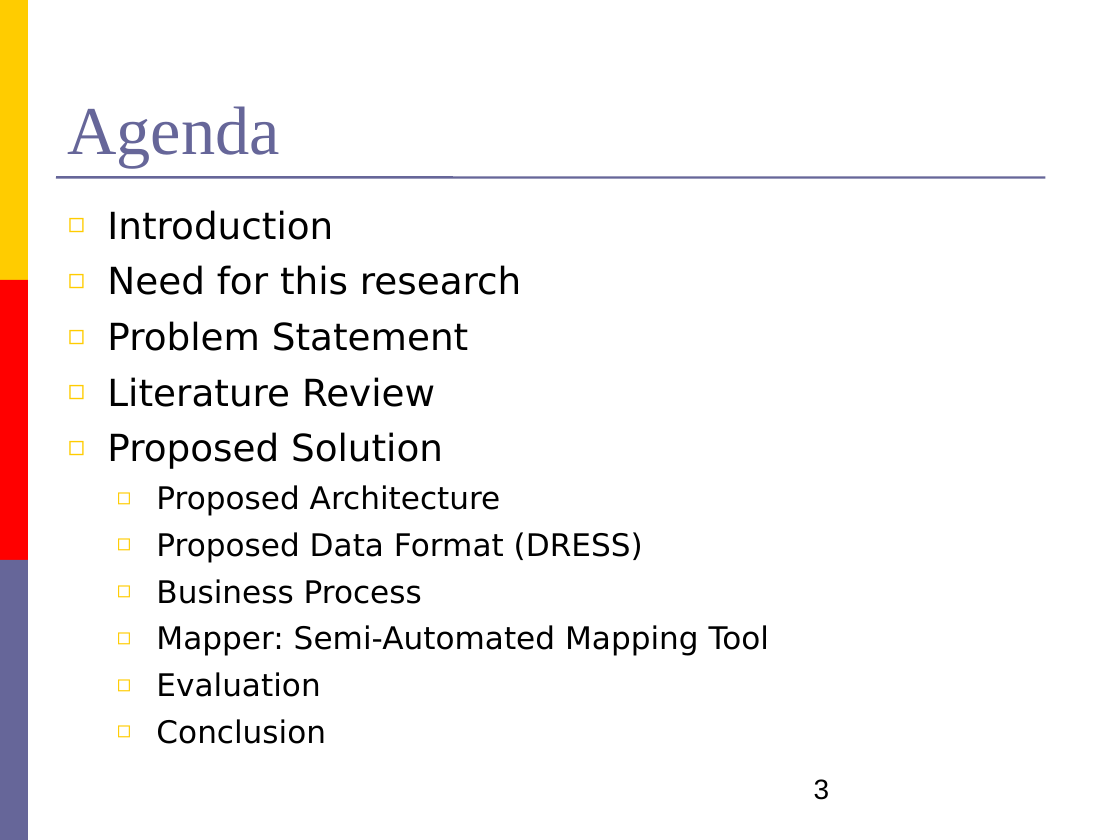
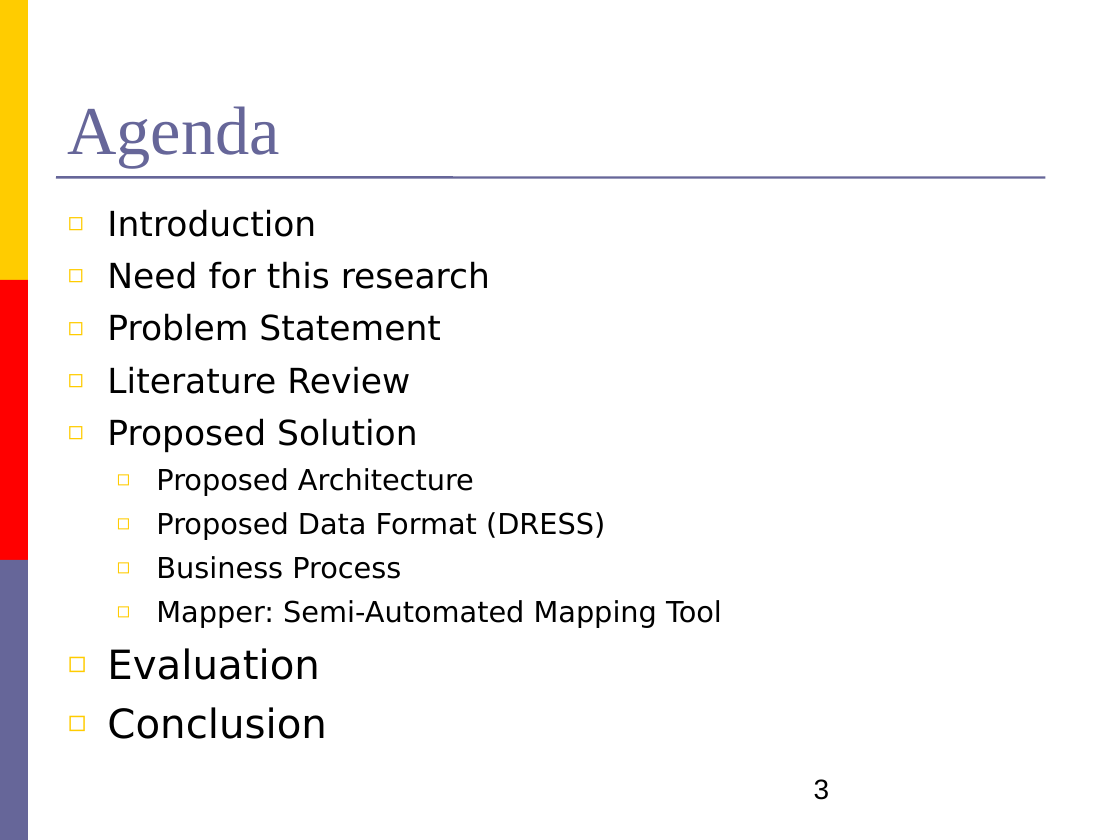
Before and after one commit to umair3/dress, a slide deck: slide 3 of cd_contents/Final Defense Presentation/FD.ppt. Drawn at 1120x840 pixels with LibreOffice and Linux fonts; fonts in the diff are those of the drawing. Boxes give left, top, right and bottom in pixels: in the first picture for what was removed or moved away, otherwise in the second. Text is boxed around its words. In the diff, an @@ line names an element or a change of style, - is before the commit and + after.

```diff
--- a/cd_contents/Final Defense Presentation/FD.ppt
+++ b/cd_contents/Final Defense Presentation/FD.ppt
@@ text "Introduction" at <box>107,209,722,739</box>: size 24 to 22.2 pt in "Introduction", "Need for this research", "Problem Statement", "Literature Review" and 1 more places; size 20 to 18.5 pt in "Proposed Architecture", "Proposed Data Format (DRESS)", "Business Process", "Mapper: Semi-Automated Mapping Tool"; size 20 to 25.9 pt in "Evaluation", "Conclusion"; list level 2 to 1 in "Evaluation"; list level 2 to 1 in "Conclusion" @@
```
Also in this commit, not shown: 4 other files.
